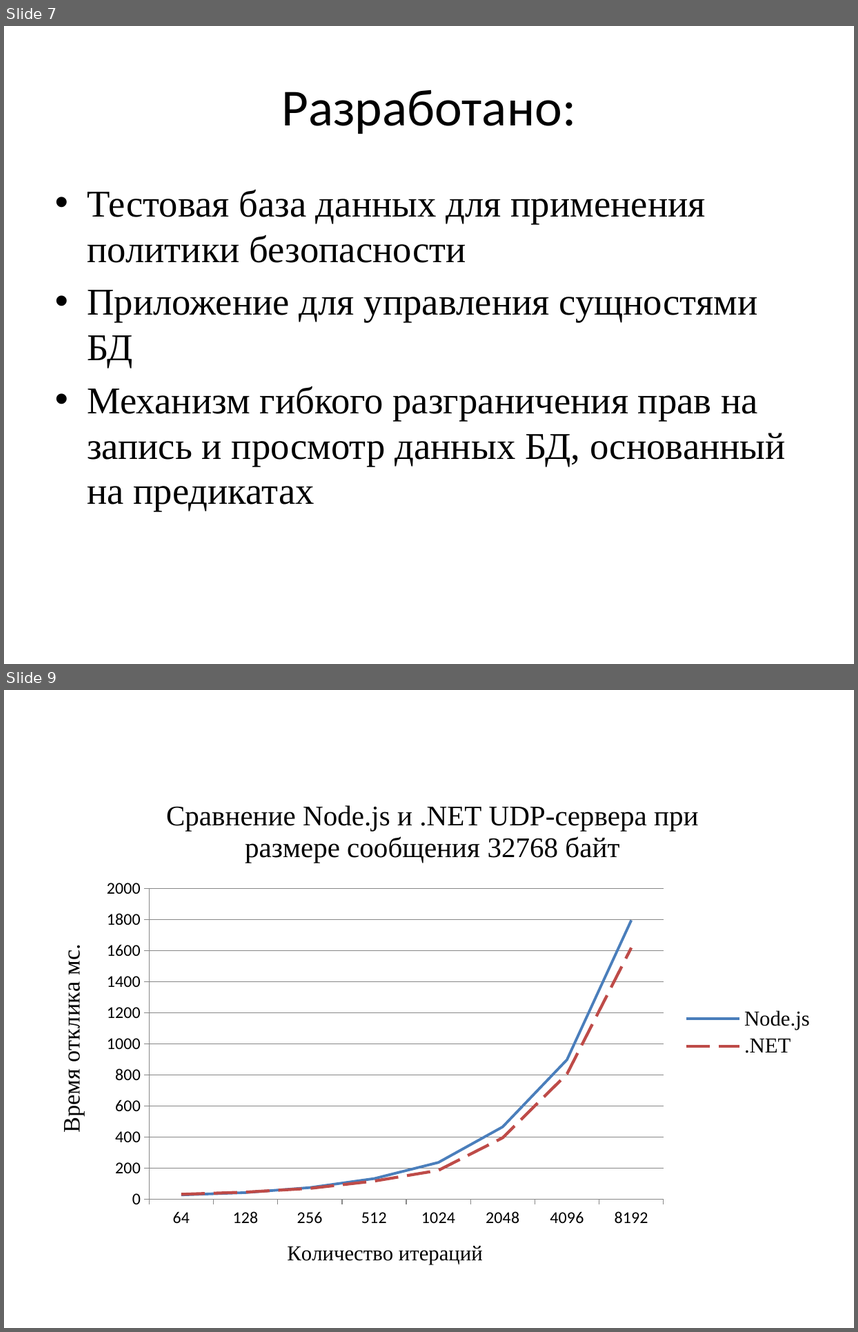
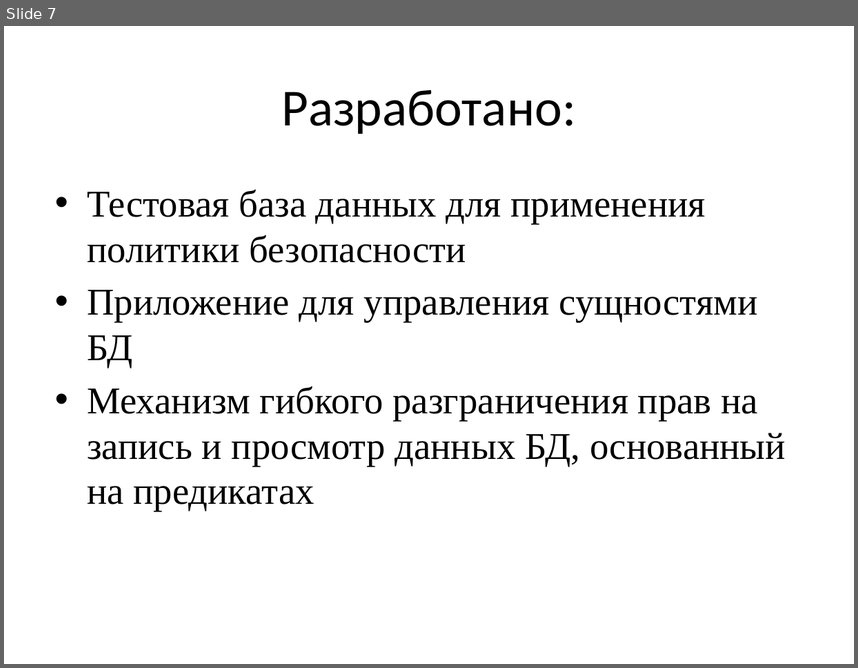
Before and after one commit to prototype9449/meaningless-course-work, a slide deck: презентация.pptx. Shown one above the other, each under a label of ours: slides 7 and 9 before the commit, slide 7 after it; the slides between them are not shown. The pictures are 858x1332 and 858x668 pixels, drawn with LibreOffice and Linux fonts; fonts in the diff are those of the drawing. Boxes give left, top, right and bottom in pixels: in the first picture for what was removed or moved away, otherwise in the second. Text is boxed around its words. In the diff, an @@ line names an element or a change of style, - is before the commit and + after.

```diff
--- a/презентация.pptx
+++ b/презентация.pptx
@@ slide 9 removed at (x1=4, y1=690, x2=854, y2=1328), background #FFFFFF @@
@@ line chart removed at (x1=41, y1=781, x2=824, y2=1283) @@
-title "Сравнение Node.js и .NET UDP-сервера при размере сообщения 32768 байт"
-categories: 64, 128, 256, 512, 1024, 2048, 4096, 8192
-Node.js: 30, 40, 70, 130, 240, 460, 900, 1800
-.NET: 30, 40, 70, 120, 180, 400, 800, 1620
```
Also in this commit, not shown: 1 slide changed, 7 slides added, 4 other slides removed.
